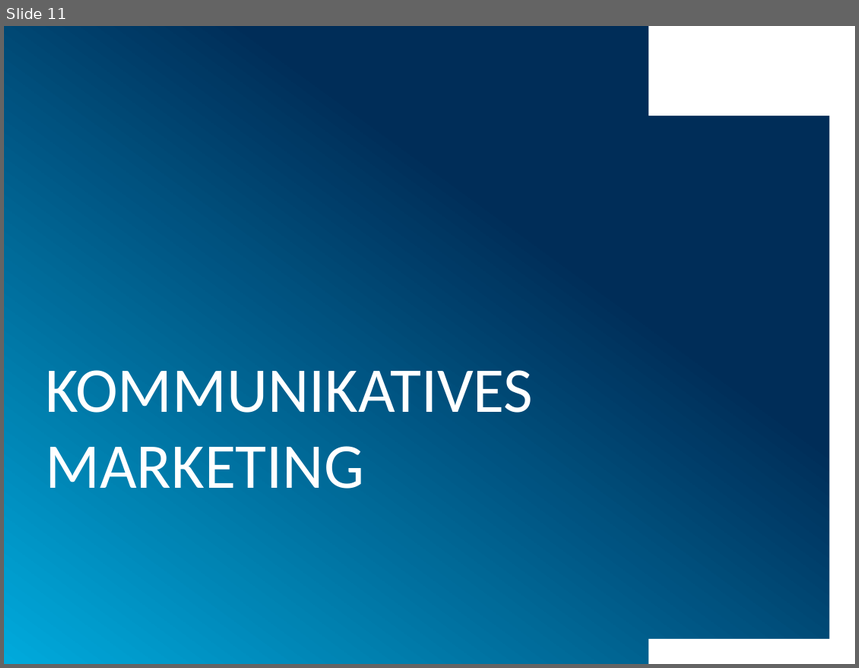
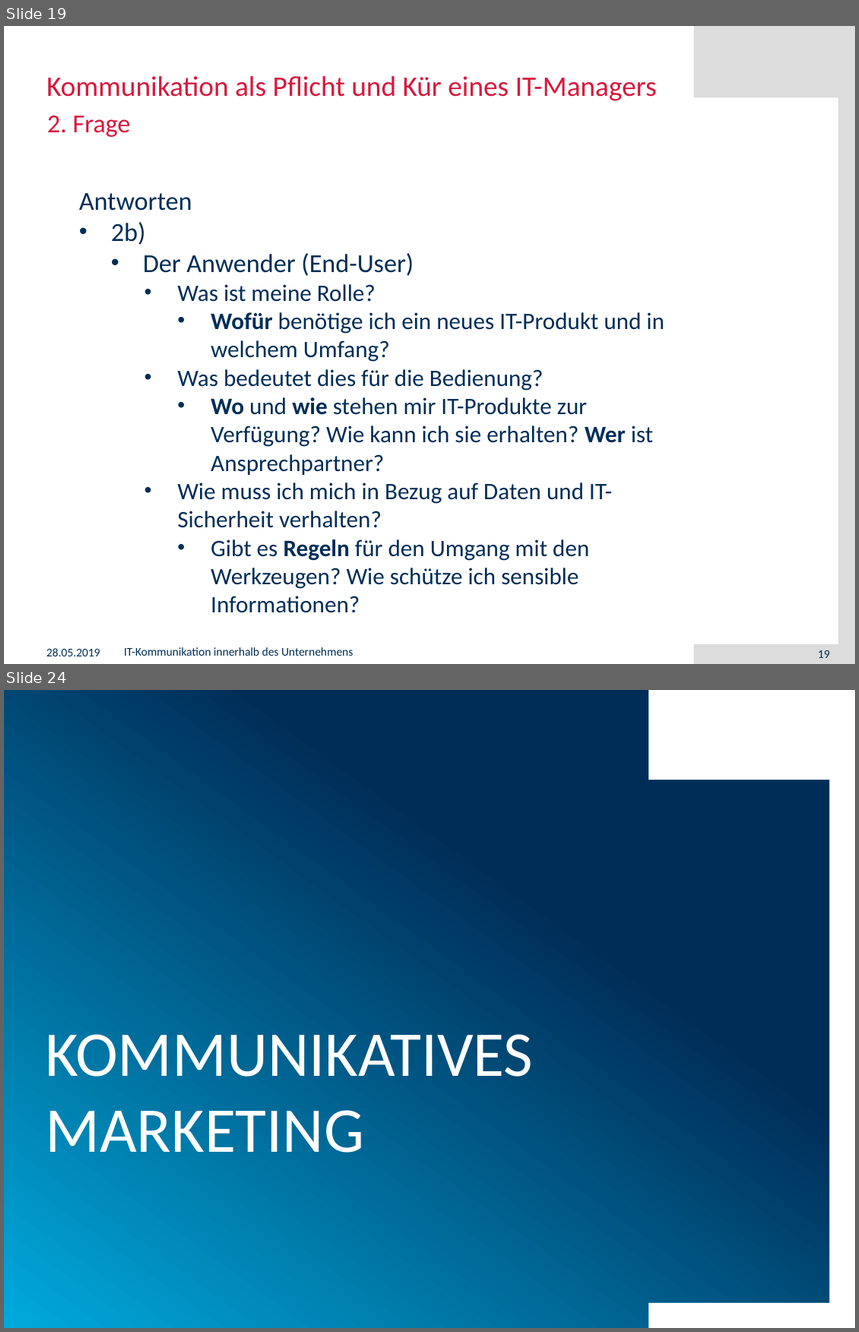
Before and after one commit to muensto/itm_vortrag_1233, a slide deck: 20190528.pptx. Shown one above the other, each under a label of ours: slide 11 before the commit, slides 19 and 24 after it; the slides between them are not shown. The pictures are 859x668 and 859x1332 pixels, drawn with LibreOffice and Linux fonts; fonts in the diff are those of the drawing; background and template pictures are left out. Boxes give left, top, right and bottom in pixels: in the first picture for what was removed or moved away, otherwise in the second. Text is boxed around its words. In the diff, an @@ line names an element or a change of style, - is before the commit and + after.

```diff
--- a/20190528.pptx
+++ b/20190528.pptx
@@ slide 19 added at (4,26,855,664), background #FFFFFF @@
@@ rectangle added at (694,26,855,97), fill #DCDCDC @@
@@ rectangle added at (839,26,855,659), fill #DCDCDC @@
@@ title added at (47,76,657,101), 24 pt, text #D7193C @@
+Kommunikation als Pflicht und Kür eines IT-Managers
@@ text added at (47,115,130,137), 22 pt, text #D7193C @@
+2. Frage
@@ text added at (79,193,664,613), 20 pt, text #002D58 @@
+Antworten
+• 2b)
+  • Der Anwender (End-User)
+    • Was ist meine Rolle?
+      • Wofür benötige ich ein neues IT-Produkt und in welchem Umfang?
+    • Was bedeutet dies für die Bedienung?
+      • Wo und wie stehen mir IT-Produkte zur Verfügung? Wie kann ich sie erhalten? Wer ist Ansprechpartner?
+    • Wie muss ich mich in Bezug auf Daten und IT-Sicherheit verhalten?
+      • Gibt es Regeln für den Umgang mit den Werkzeugen? Wie schütze ich sensible Informationen?
@@ text added at (47,648,101,657), 10 pt, text #002D58 @@
+28.05.2019
@@ text added at (124,648,353,656), 10 pt, text #002D58 @@
+IT-Kommunikation innerhalb des Unternehmens
@@ rectangle added at (694,645,855,664), fill #DCDCDC @@
@@ page number added at (818,651,830,658), 10 pt, text #002D58 @@
+19
@@ what was slide 11 is now slide 24 @@
```
Also in this commit, not shown: 2 slides changed, 12 other slides added.
